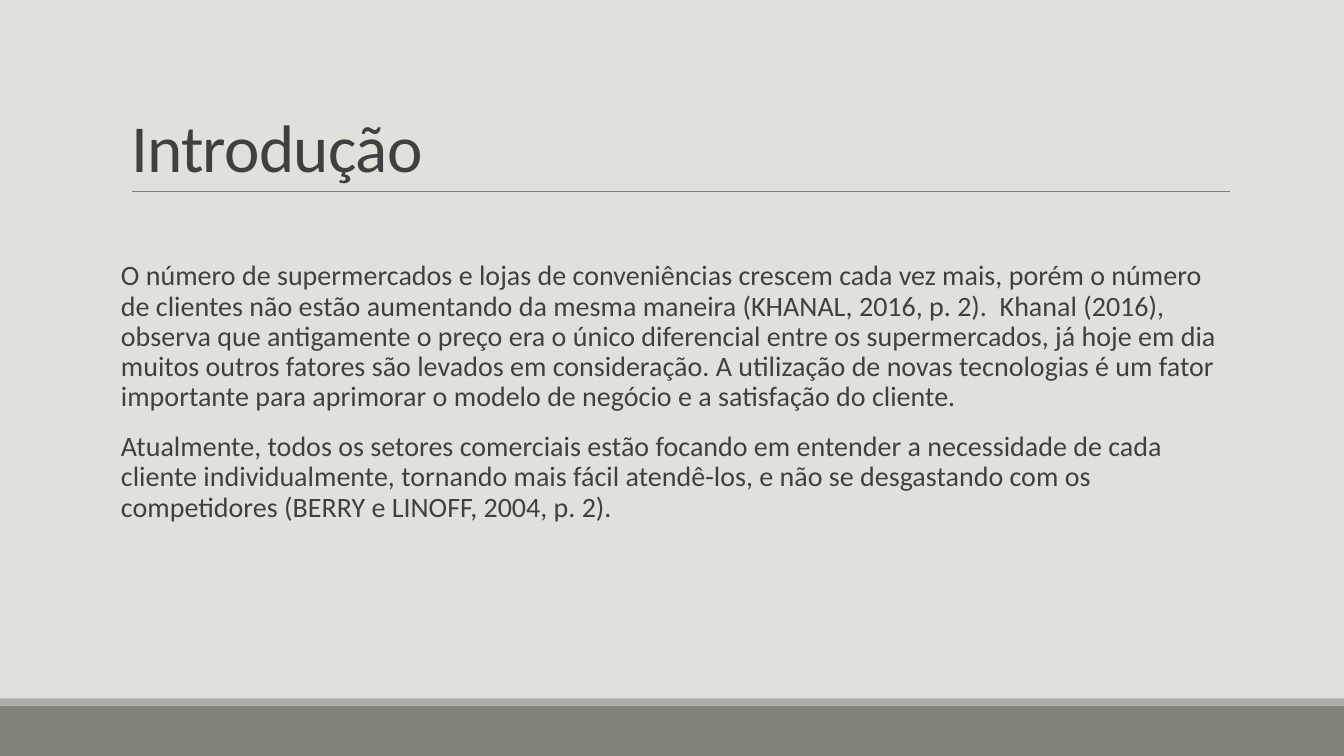
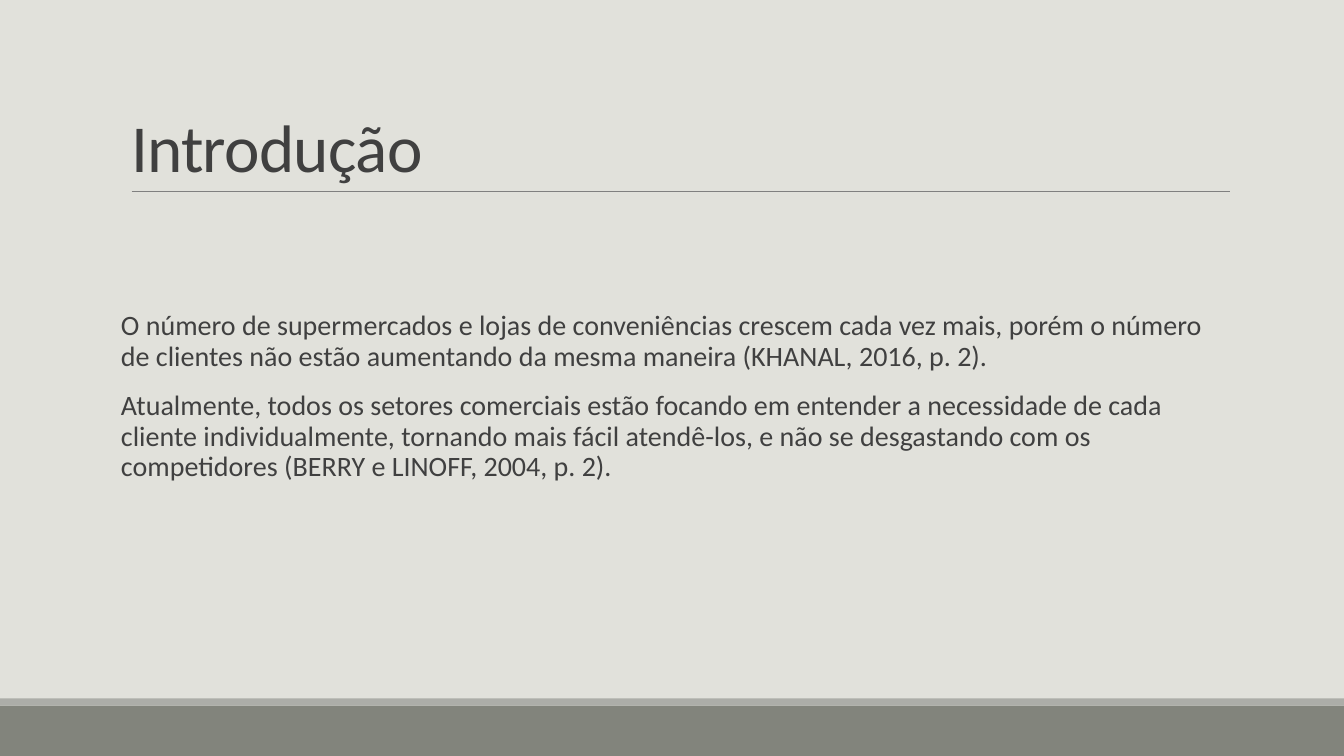
Before and after one commit to erikawa/client-segmentation, a slide deck: slide 3 of presentation/Análise de agrupamento de perfis de clientes de.pptx. Drawn at 1344x756 pixels with LibreOffice and Linux fonts; fonts in the diff are those of the drawing. Boxes give left, top, right and bottom in pixels: in the first picture for what was removed or moved away, otherwise in the second. Text is boxed around its words. In the diff, an @@ line names an element or a change of style, - is before the commit and + after.

Commit message:
Apresentação

```diff
--- a/presentation/Análise de agrupamento de perfis de clientes de.pptx
+++ b/presentation/Análise de agrupamento de perfis de clientes de.pptx
@@ text at (x1=121, y1=315, x2=1201, y2=371): text changed @@
-O número de supermercados e lojas de conveniências crescem cada vez mais, porém o número de clientes não estão aumentando da mesma maneira (KHANAL, 2016, p. 2). Khanal (2016), observa que antigamente o preço era o único diferencial entre os supermercados, já hoje em dia muitos outros fatores são levados em consideração. A utilização de novas tecnologias é um fator importante para aprimorar o modelo de negócio e a satisfação do cliente.
+O número de supermercados e lojas de conveniências crescem cada vez mais, porém o número de clientes não estão aumentando da mesma maneira (KHANAL, 2016, p. 2).
```
Also in this commit, not shown: 6 other slides changed, 1 slide added, 1 other file.
